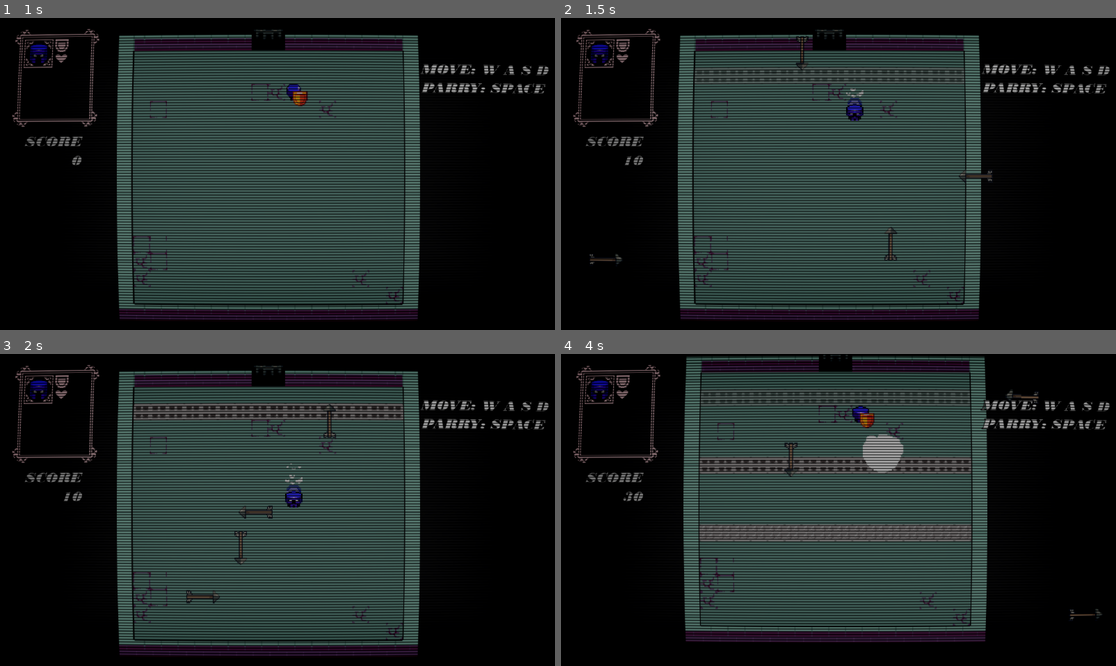
Above: before the commit, frames 1-4 (two rows, left to right).
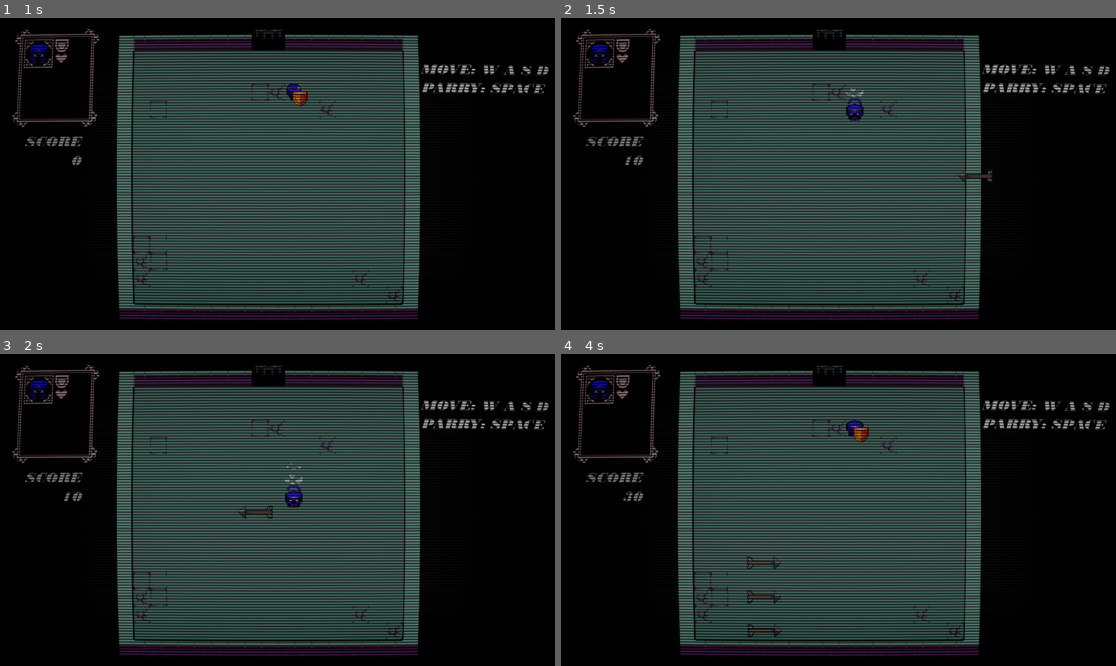
Above: after the commit, the same moments.

Repository: rddtz/gamejamplus
Game: Godot game, scene res://scenes/main.tscn
The game is run twice, just before and just after one commit, with the same random seed, the same clock (stepped at 60 frames per second) and the same inputs.
Inputs:
- Up to frame 1 (1 s): tap Enter at 0.5 s; hold Right (RIGHT) from 0.53 s (still down); hold Space (parry_block) from 0.53 s (still down)
- Up to frame 2 (1.5 s): release Right (RIGHT) at 1.28 s; release Space (parry_block) at 1.28 s; hold S (DOWN) from 1.28 s (still down); tap Space (parry_block) at 1.35 s
- Up to frame 3 (2 s): keep holding S (DOWN)
- Up to frame 4 (4 s): release S (DOWN) at 2.03 s; hold Right (RIGHT) 2.03-2.78 s; hold Space (parry_block) 2.03-2.78 s; hold W (UP) 2.78-3.53 s; tap Space (parry_block) at 2.85 s; hold A (LEFT) from 3.53 s (still down); hold Space (parry_block) from 3.53 s (still down)

Frame 1 is identical in both runs. In frame 2, 0.4% of the frame differs, in the area x 5-73%, y 5-79%; in frame 3, 1.8%; in frame 4, 15%, in the area x 21-98%, y 0-97%.

Commit message:
ajeitamentos

Diff:
--- a/plus/scenes/main.tscn
+++ b/plus/scenes/main.tscn
@@ -15,6 +15,7 @@
 [ext_resource type="PackedScene" uid="uid://c6dq3gl435piw" path="res://scenes/timer.tscn" id="13_utv0c"]
 [ext_resource type="PackedScene" uid="uid://cl7mw413ftgqn" path="res://scenes/hud.tscn" id="14_sfs7t"]
 [ext_resource type="PackedScene" path="res://scenes/music.tscn" id="15_2dk6j"]
+[ext_resource type="Script" path="res://scripts/controlador.gd" id="16_affun"]
 
 [node name="main2" type="Node2D"]
 process_mode = 1
@@ -62,3 +63,6 @@
 position = Vector2(-59, 403)
 
 [node name="music" parent="." instance=ExtResource("15_2dk6j")]
+
+[node name="controlador" type="Node2D" parent="."]
+script = ExtResource("16_affun")
--- a/plus/controlador.gd
+++ b/plus/scripts/controlador.gd
@@ -57,7 +57,7 @@
 		while i > 0:
 			i -= rand_arrow(i)
 	else:
-		#armadilha_spawner_v.active = false
+		armadilha_spawner_v.active = false
 		bomba_spawner.active = false
 		var i = flechas
 		while i > 0:
Not shown: 1 places in plus/scenes/main.tscn that only renumber resources
